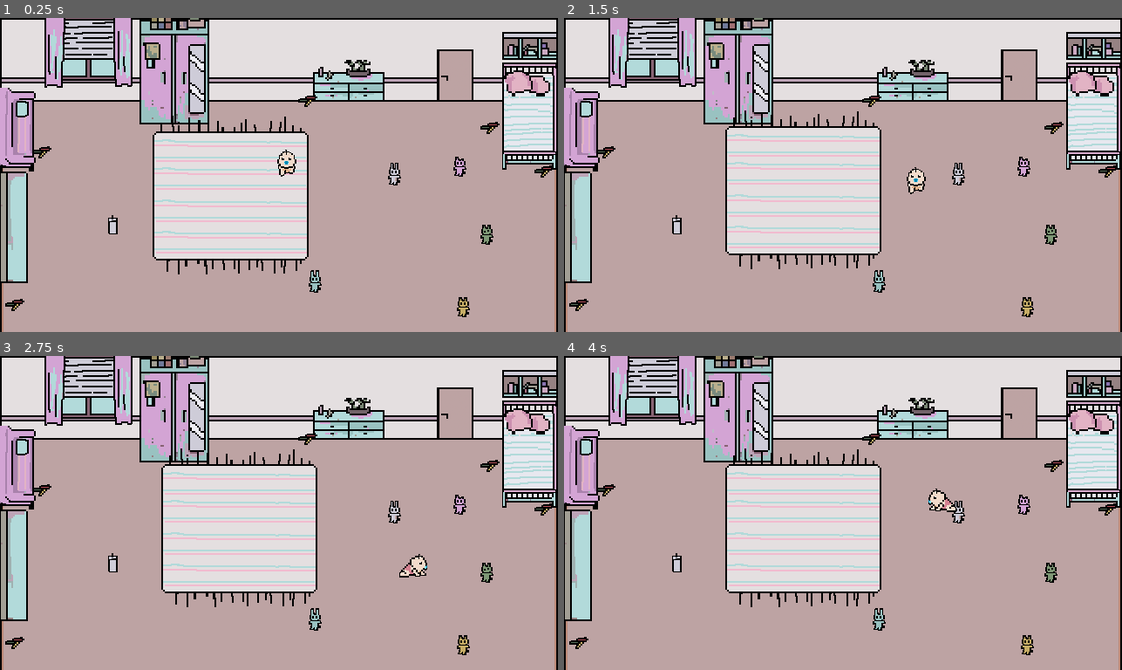
Above: before the commit, frames 1-4 (two rows, left to right).
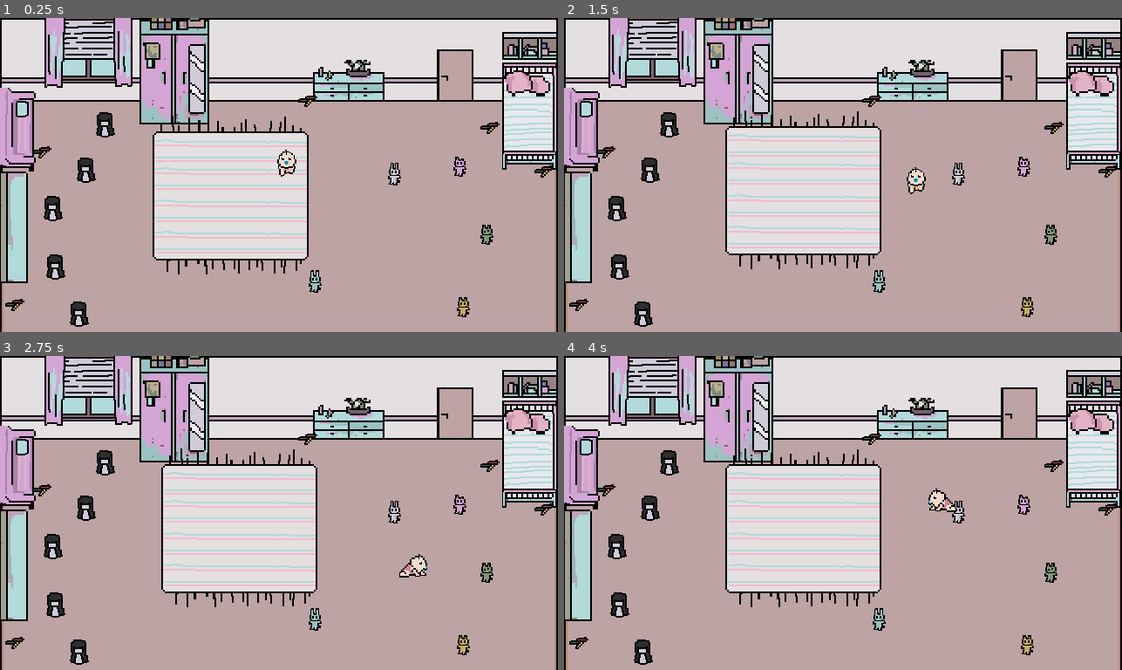
Above: after the commit, the same moments.

Repository: tucson0911/satanic-baby
Game: Godot game, scene res://scenes/main/main.tscn
Two runs of this game, one before a commit and one after it. Both use one fixed random seed, a clock stepped at 60 frames per second and the inputs below.
Inputs:
- Up to frame 1 (0.25 s): no input
- Up to frame 2 (1.5 s): tap Enter at 0.5 s; hold D (move_right) 0.53-1.28 s; hold E (interact) 0.53-1.28 s; hold S (move_down) from 1.28 s (still down); tap E (interact) at 1.35 s
- Up to frame 3 (2.75 s): release S (move_down) at 2.03 s; hold D (move_right) from 2.03 s (still down); hold E (interact) from 2.03 s (still down)
- Up to frame 4 (4 s): release D (move_right) at 2.78 s; release E (interact) at 2.78 s; hold W (move_up) 2.78-3.53 s; tap E (interact) at 2.85 s; hold A (move_left) from 3.53 s (still down); hold E (interact) from 3.53 s (still down)

The runs differ from the first frame. In frame 1, 1.2% of the frame differs, in the area x 7-22%, y 30-99%; in frame 2, 1.2%; in frame 3, 1.2%; in frame 4, 1.2%.

Commit message:
Wax Doll/Phase 3 done but without closet mechanic

Diff:
--- /dev/null
+++ b/scenes/items/Candle.tscn
@@ -0,0 +1,15 @@
+[gd_scene format=3 uid="uid://cicsf1juf4qhg"]
+
+[ext_resource type="Script" uid="uid://biraqgj6blitd" path="res://scripts/ritual/objects/PickableObject.gd" id="1_vrt0i"]
+[ext_resource type="Texture2D" uid="uid://cgayh2gll1ahf" path="res://assets/objects/candle1.png" id="2_kwe2k"]
+
+[sub_resource type="RectangleShape2D" id="RectangleShape2D_i7in8"]
+
+[node name="Candle" type="Area2D" unique_id=1822444221 groups=["candle"]]
+script = ExtResource("1_vrt0i")
+
+[node name="Sprite2D" type="Sprite2D" parent="." unique_id=1991674097]
+texture = ExtResource("2_kwe2k")
+
+[node name="CollisionShape2D" type="CollisionShape2D" parent="." unique_id=442244878]
+shape = SubResource("RectangleShape2D_i7in8")
--- /dev/null
+++ b/scenes/items/WaxDoll.tscn
@@ -0,0 +1,17 @@
+[gd_scene format=3 uid="uid://dahprbf00bfjd"]
+
+[ext_resource type="Script" uid="uid://b87n13mb4chcv" path="res://scripts/ritual/objects/WaxDoll.gd" id="1_i4rym"]
+[ext_resource type="PackedScene" uid="uid://cicsf1juf4qhg" path="res://scenes/items/Candle.tscn" id="2_hjljo"]
+[ext_resource type="Texture2D" uid="uid://bonkj6cowswcm" path="res://assets/objects/waxdoll1.png" id="3_oyqk1"]
+
+[sub_resource type="RectangleShape2D" id="RectangleShape2D_gg8fr"]
+
+[node name="WaxDoll" type="Area2D" unique_id=358602000]
+script = ExtResource("1_i4rym")
+candle_scene = ExtResource("2_hjljo")
+
+[node name="Sprite2D" type="Sprite2D" parent="." unique_id=1724646887]
+texture = ExtResource("3_oyqk1")
+
+[node name="CollisionShape2D" type="CollisionShape2D" parent="." unique_id=1365911140]
+shape = SubResource("RectangleShape2D_gg8fr")
--- a/scenes/main/main.tscn
+++ b/scenes/main/main.tscn
@@ -24,7 +24,9 @@
 [ext_resource type="Texture2D" uid="uid://hety2nlcvo6l" path="res://assets/objects/plushpink2.png" id="16_s17dp"]
 [ext_resource type="Texture2D" uid="uid://bp30vqnlmbvfk" path="res://assets/objects/plushyellow1.png" id="17_37hlw"]
 [ext_resource type="Texture2D" uid="uid://bmcd08anyy3g8" path="res://assets/objects/plushyellow2.png" id="18_6llfj"]
+[ext_resource type="PackedScene" uid="uid://dahprbf00bfjd" path="res://scenes/items/WaxDoll.tscn" id="22_62atk"]
 [ext_resource type="Script" uid="uid://c8n81630hoeuv" path="res://scripts/systems/ParentSystem.gd" id="22_m4h2d"]
+[ext_resource type="PackedScene" uid="uid://hpx8bnxs8rg" path="res://scenes/ritual/CandleSlot.tscn" id="24_0bhws"]
 
 [sub_resource type="RectangleShape2D" id="RectangleShape2D_hyk8p"]
 size = Vector2(43, 51.999992)
@@ -488,9 +490,9 @@
 [node name="CollisionShape2D" type="CollisionShape2D" parent="Crayon5" unique_id=676467996]
 shape = SubResource("RectangleShape2D_gg8fr")
 
-[node name="Candle" type="Area2D" parent="." unique_id=1298955212]
+[node name="Candle" type="Area2D" parent="." unique_id=1298955212 groups=["candle"]]
 z_index = 25
-position = Vector2(130, 237)
+position = Vector2(-27, 158)
 script = ExtResource("5_b1x3f")
 metadata/_edit_group_ = true
 
@@ -536,10 +538,43 @@
 broken_texture = ExtResource("18_6llfj")
 game_manager = NodePath("../Systems/GameManager")
 
+[node name="WaxDoll" parent="." unique_id=358602000 groups=["candle"] instance=ExtResource("22_62atk")]
+position = Vector2(121, 122)
+
+[node name="WaxDoll2" parent="." unique_id=1207425749 groups=["candle"] instance=ExtResource("22_62atk")]
+position = Vector2(99, 174)
+
+[node name="WaxDoll3" parent="." unique_id=400173971 groups=["candle"] instance=ExtResource("22_62atk")]
+position = Vector2(61, 218)
+
+[node name="WaxDoll4" parent="." unique_id=1525722816 groups=["candle"] instance=ExtResource("22_62atk")]
+position = Vector2(64, 285)
+
+[node name="WaxDoll5" parent="." unique_id=1522475384 groups=["candle"] instance=ExtResource("22_62atk")]
+position = Vector2(91, 339)
+
 [node name="Pentagram" parent="." unique_id=1349419566 node_paths=PackedStringArray("game_manager") instance=ExtResource("11_th5th")]
 position = Vector2(466, 269)
 script = ExtResource("12_7smn1")
 game_manager = NodePath("../Systems/GameManager")
+
+[node name="CandleSlot" parent="Pentagram" unique_id=1076069025 node_paths=PackedStringArray("game_manager") instance=ExtResource("24_0bhws")]
+position = Vector2(-1, -47)
+game_manager = NodePath("../../Systems/GameManager")
+
+[node name="CandleSlot2" parent="Pentagram" unique_id=534442115 node_paths=PackedStringArray("game_manager") instance=ExtResource("24_0bhws")]
+position = Vector2(29, 34)
+game_manager = NodePath("../../Systems/GameManager")
+
+[node name="CandleSlot3" parent="Pentagram" unique_id=1565931942 node_paths=PackedStringArray("game_manager") instance=ExtResource("24_0bhws")]
+position = Vector2(-41, -21)
+game_manager = NodePath("../../Systems/GameManager")
+
+[node name="CandleSlot4" parent="Pentagram" unique_id=2086506864 instance=ExtResource("24_0bhws")]
+position = Vector2(43, -21)
+
+[node name="CandleSlot5" parent="Pentagram" unique_id=784782870 instance=ExtResource("24_0bhws")]
+position = Vector2(-31, 34)
 
 [node name="Systems" type="Node" parent="." unique_id=499423747]
 
--- /dev/null
+++ b/scenes/ritual/CandleSlot.tscn
@@ -0,0 +1,13 @@
+[gd_scene format=3 uid="uid://hpx8bnxs8rg"]
+
+[ext_resource type="Script" uid="uid://bxiueq7hurekt" path="res://scripts/ritual/objects/CandleSlot.gd" id="1_j6bn7"]
+
+[sub_resource type="RectangleShape2D" id="RectangleShape2D_gg8fr"]
+
+[node name="CandleSlot" type="Area2D" unique_id=1076069025]
+script = ExtResource("1_j6bn7")
+
+[node name="CollisionShape2D" type="CollisionShape2D" parent="." unique_id=601537129]
+shape = SubResource("RectangleShape2D_gg8fr")
+
+[node name="CandlePosition" type="Marker2D" parent="." unique_id=1914046422]
--- a/scripts/player/PlayerController.gd
+++ b/scripts/player/PlayerController.gd
@@ -49,6 +49,9 @@
 	if event.is_action_pressed("interact"):
 		# If holding an object, X drops it first
 		if held_object:
+			if try_place_held_object():
+				return
+
 			drop_object()
 			return
 
@@ -124,6 +127,35 @@
 	return false
 
 
+func try_place_held_object() -> bool:
+	if not held_object:
+		print("No held object")
+		return false
+
+	var areas = interact_detector.get_overlapping_areas()
+
+	print("Placement check - overlapping areas: ", areas.size())
+
+	for area in areas:
+		print("Detected area: ", area.name)
+
+		if area.has_method("can_accept_item") and area.has_method("receive_item"):
+			print(area.name, " can receive items")
+
+			if area.can_accept_item(held_object):
+				print(area.name, " accepts held object")
+
+				var item = held_object
+				held_object = null
+
+				area.receive_item(item)
+				return true
+			else:
+				print(area.name, " rejected held object")
+
+	return false
+
+
 func drop_object() -> void:
 	if held_object:
 		var current_scene = get_tree().current_scene
--- /dev/null
+++ b/scripts/ritual/objects/CandleSlot.gd
@@ -0,0 +1,34 @@
+extends Area2D
+
+@export var game_manager: GameManager
+@onready var candle_position: Marker2D = $CandlePosition
+
+var occupied: bool = false
+var candle: PickableObject = null
+
+
+func can_accept_item(item: PickableObject) -> bool:
+	if occupied:
+		return false
+
+	return item.is_in_group("candle")
+
+
+func receive_item(item: PickableObject) -> void:
+	if not can_accept_item(item):
+		return
+
+	occupied = true
+	candle = item
+
+	candle.reparent(candle_position)
+	candle.position = Vector2.ZERO
+	candle.rotation = 0
+
+	candle.is_held = false
+	candle.collision_shape.set_deferred("disabled", true)
+
+	print("Candle placed!")
+
+	if game_manager:
+		game_manager.add_candle_placed()
--- /dev/null
+++ b/scripts/ritual/objects/WaxDoll.gd
@@ -0,0 +1,48 @@
+extends Interactable
+
+@export var burn_time: float = 2.0
+@export var candle_scene: PackedScene
+
+var burn_progress: float = 0.0
+var is_burning: bool = false
+
+
+func interact_pressed(_player: CharacterBody2D) -> void:
+	is_burning = true
+
+
+func interact_held(_player: CharacterBody2D, delta: float) -> void:
+	if not is_burning:
+		return
+
+	burn_progress += delta
+
+	print("Burning: ", snapped(burn_progress, 0.1), "/", burn_time)
+
+	if burn_progress >= burn_time:
+		turn_into_candle()
+
+
+func interact_released(_player: CharacterBody2D) -> void:
+	if not is_burning:
+		return
+
+	is_burning = false
+	burn_progress = 0.0
+
+
+func turn_into_candle() -> void:
+	is_burning = false
+
+	if not candle_scene:
+		print("ERROR: Candle scene not assigned")
+		return
+
+	var candle = candle_scene.instantiate()
+
+	get_parent().add_child(candle)
+	candle.global_position = global_position
+
+	print("Wax doll turned into candle!")
+
+	queue_free()
--- a/scripts/systems/GameManager.gd
+++ b/scripts/systems/GameManager.gd
@@ -17,6 +17,7 @@
 signal first_pentagram_segment_drawn
 signal circle_completed
 signal crayon_collected(current: int, total: int)
+signal candle_placed(current: int, total: int)
 
 @export var total_pentagram_segments: int = 5
 @export var total_crayons: int = 5
@@ -34,6 +35,7 @@
 var pentagram_segments: int = 0
 
 # Later phases
+const TOTAL_CANDLES := 5
 var candles_placed: int = 0
 var candles_lit: int = 0
 
@@ -128,6 +130,24 @@
 	return true
 
 
+func add_candle_placed() -> void:
+	candles_placed += 1
+
+	candle_placed.emit(
+		candles_placed,
+		TOTAL_CANDLES
+	)
+
+	print(
+		"Candles placed: ",
+		candles_placed,
+		"/",
+		TOTAL_CANDLES
+	)
+
+	if candles_placed >= TOTAL_CANDLES:
+		print("All candles placed!")
+
 func add_suspicion(amount: int) -> void:
 	suspicion = clamp(suspicion + amount, 0, 5)
 
Not shown, added: scripts/ritual/objects/CandleSlot.gd.uid
Not shown, added: scripts/ritual/objects/WaxDoll.gd.uid
